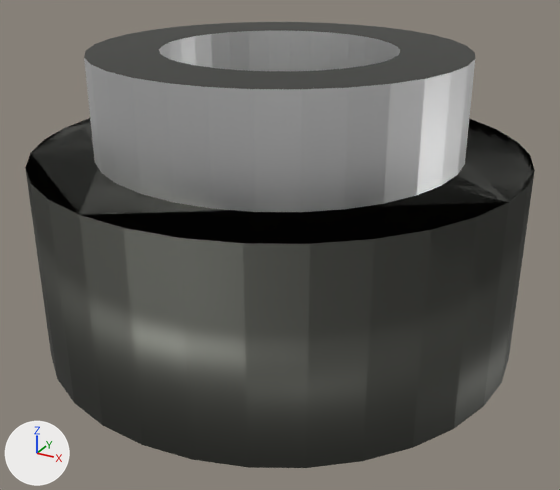
A saved change to the FBX model Assets/Resources/Meshes/Extractor1.fbx.
Camera for both pictures: a 50 mm lens placed at (1.112, -2.056, 0.161), pointed at (0.886, -1.646, -0.044). The lights are fixed; the arrows at lower left show +X, +Y and +Z. Where no turn or scale is listed for an object, it has been applied to the vertices. Vertices at the same position are counted once.

Names of what the first picture shows: 'Extractor'.
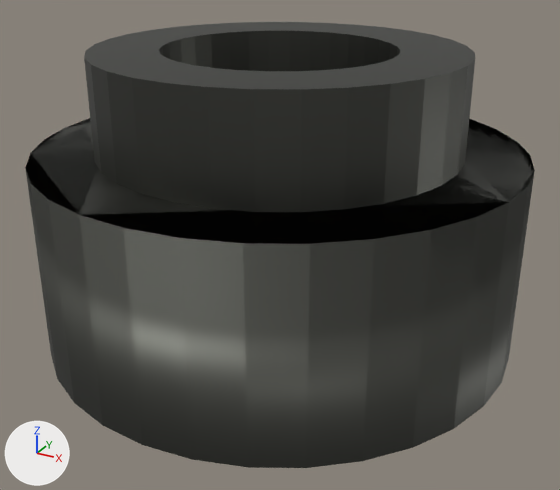
The newer file is also turned or shifted as a whole; pictures and numbers use the older file's frame.

What differs and where, as boxes [x1, y1, x2, y2] in the pictures (560 x 490 px):
part 1 of me_cylinder_002, recoloured (grey to black)
    both: [84, 31, 475, 212]

What changed in the scene script:
```text
Change me_cylinder_002:
    where me_cylinder_002.from_pydata(...)  # 192 vertices, 163 faces; spans x -0.156..0.156, y -0.155..0.155, z 0.0..0.19
    used by ob_extractor; location = (0.8799, -1.6348, -0.1099)
    me_cylinder_002 part 1: all 64 faces that had it switch from mat_playercolor (white #e7e7e7) to mat_unitframematerial (picture img_paletteunits_png)
```
